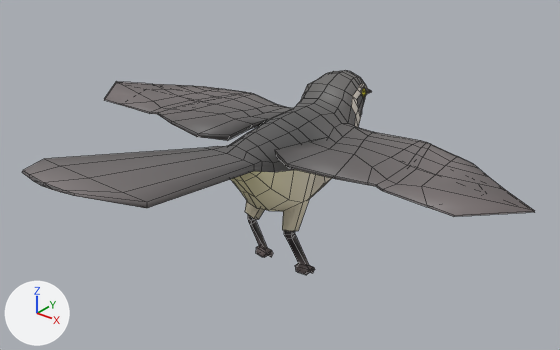
The FBX model Assets/Models/Birds/mockingbird.fbx: old version first, new version second.
Before and after are seen from a 50 mm lens placed at (0.406, -0.511, 0.418), pointed at (0.018, -0.026, 0.118). The lights are fixed; the arrows at lower left show +X, +Y and +Z. Mesh edges are drawn as thin lines. Where no turn or scale is listed for an object, it has been applied to the vertices.

In view in the first picture: 'Mockingbird'.
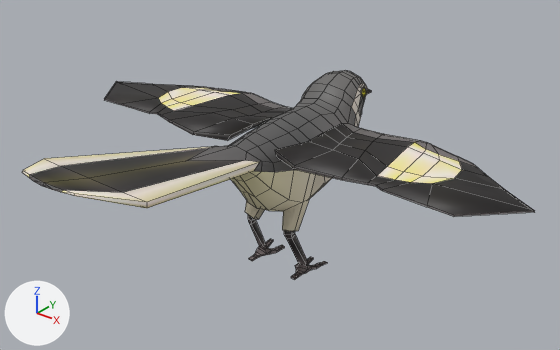
The newer file is also turned or shifted as a whole; pictures and numbers use the older file's frame.

Where the change shows, as pixel boxes (x1, y1, x2, y2) in the pictures (560 x 350 px):
'Mockingbird', reshaped
    before: (22, 70, 535, 275)
    after: (22, 70, 535, 280)
part 1 of me_cube_064, built on
    before: (160, 81, 478, 275)
    after: (160, 81, 478, 280)
part 2 of me_cube_064, surface changed
    both: (22, 81, 533, 215)

Diff of the bpy script that builds the scene:
```diff
--- a/Assets/Models/Birds/mockingbird.fbx.py
+++ b/Assets/Models/Birds/mockingbird.fbx.py
@@ me_cube_064 @@
 # used by ob_mockingbird; location = (0.0, 0.0, 0.0)
-me_cube_064.from_pydata(...)  # 569 vertices, 584 faces; spans x -0.235..0.235, y -0.252..0.147, z 0.005..0.192
+me_cube_064.from_pydata(...)  # 653 vertices, 664 faces; spans x -0.235..0.235, y -0.252..0.147, z 0.006..0.192
+# me_cube_064 part 1
+# 28 vertices are removed from x -0.034..0.034, y -0.005..0.079, z 0.005..0.165
+# 54 faces are deleted
+# 8 vertices in x -0.171..0.171, y 0.034..0.044, z 0.139 move by (0.0, 0.0, -0.003)
+# 8 vertices in x -0.194..0.194, y 0.012..0.023, z 0.14 move by (0.0, 0.0, -0.002)
+# 4 vertices in x 0.058, y 0.056..0.066, z 0.134..0.14 move by (0.009, 0.003, 0.0)
+# 4 vertices in x -0.058, y 0.056..0.066, z 0.134..0.14 move by (-0.009, 0.003, 0.0)
+# 87 vertices move from x -0.152..0.152, y -0.075..0.065, z 0.008..0.15 to x -0.164..0.164, y -0.123..0.066, z 0.008..0.161
+# 112 vertices are added at x -0.036..0.036, y -0.017..0.146, z 0.006..0.161
+# 134 new faces join them
+# me_cube_064 part 2: 70 kept faces spanning x -0.235..0.235, y -0.251..0.061, z 0.139..0.192 get new texture (UV) coordinates
 me_cube_064.materials.append(mat_bird)
```
